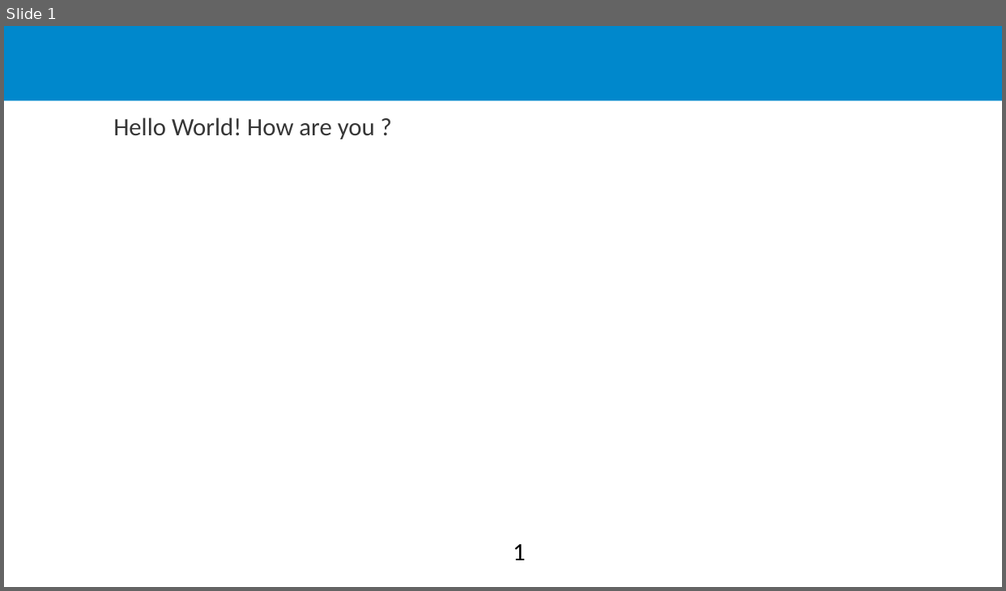
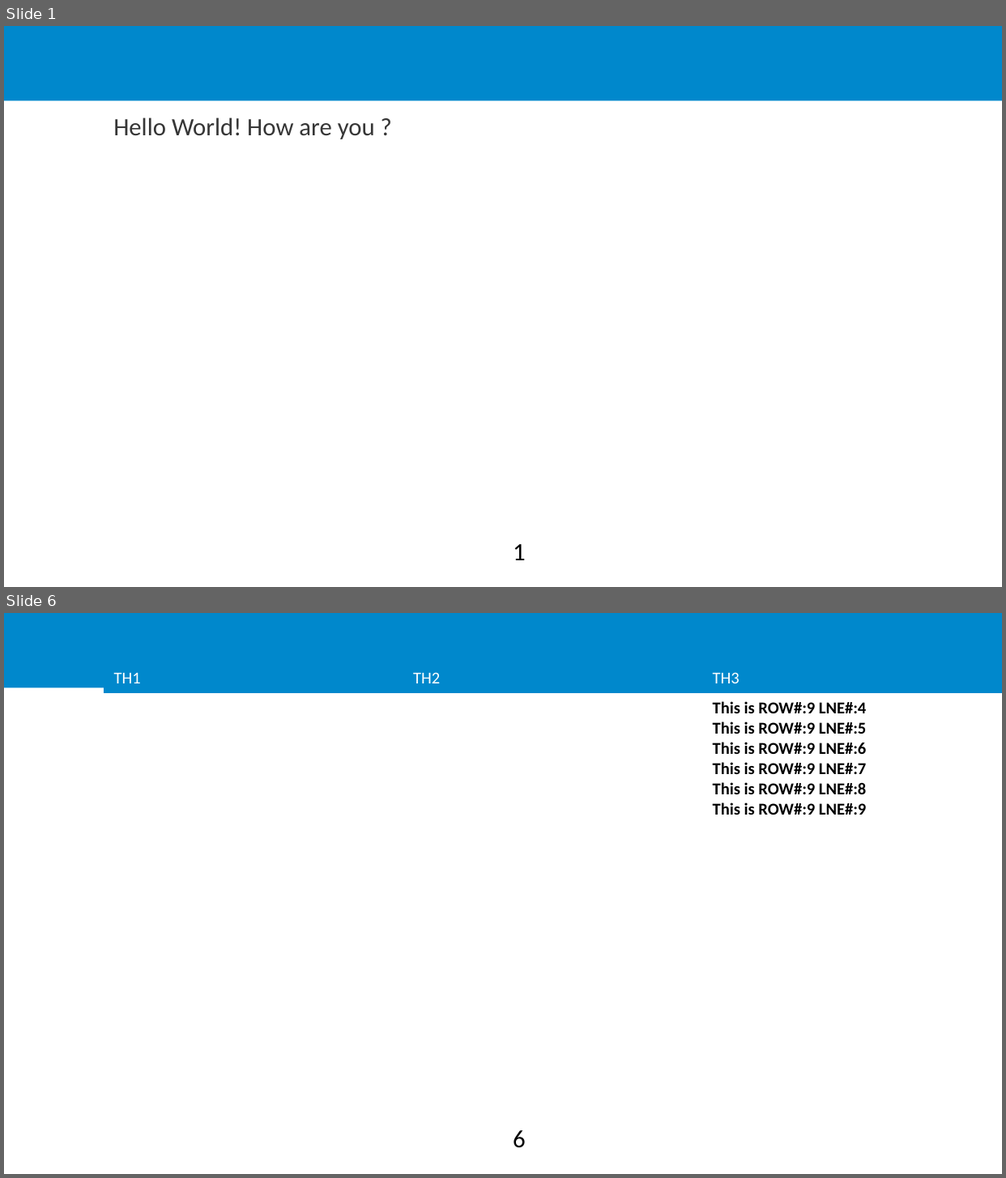
Before and after one commit to Xebec19/super-fortnight, a slide deck: Presentation.pptx. Shown one above the other, each under a label of ours: slide 1 before the commit, slides 1 and 6 after it; the slides between them are not shown. The pictures are 1006x591 and 1006x1178 pixels, drawn with LibreOffice and Linux fonts; fonts in the diff are those of the drawing; background and template pictures are left out. Boxes give left, top, right and bottom in pixels: in the first picture for what was removed or moved away, otherwise in the second. Text is boxed around its words. In the diff, an @@ line names an element or a change of style, - is before the commit and + after.

```diff
--- a/Presentation.pptx
+++ b/Presentation.pptx
@@ slide 6 added at bbox=[4, 613, 1002, 1174], background #FFFFFF; not listed: 1 template element that a slide beside it also shows @@
@@ table added at bbox=[104, 663, 1002, 818], 2 rows, 3 columns @@
+TH1 | TH2 | TH3
+ |  | This is ROW#:9 LNE#:4 / This is ROW#:9 LNE#:5 / This is ROW#:9 LNE#:6 / This is ROW#:9 LNE#:7 / This is ROW#:9 LNE#:8 / This is ROW#:9 LNE#:9
@@ page number added at bbox=[513, 1131, 526, 1148], 18 pt, text #000000 @@
+6
```
Also in this commit, not shown: 5 other slides added, 1 slide removed, 3 other files.
